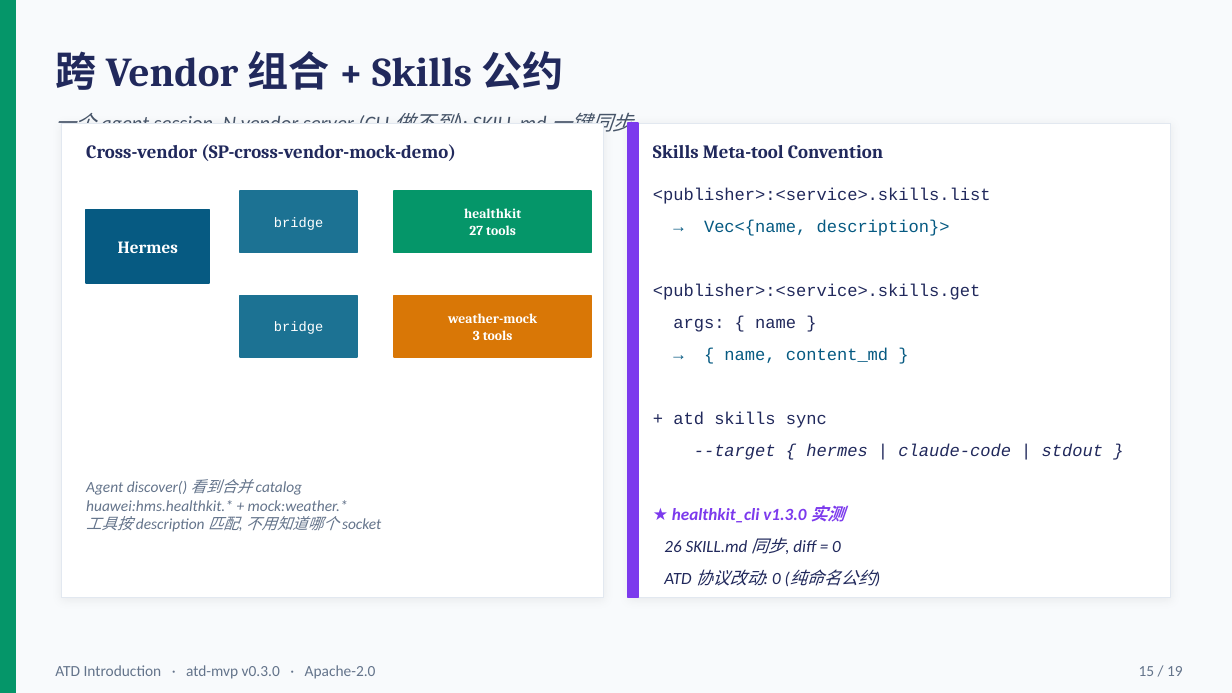
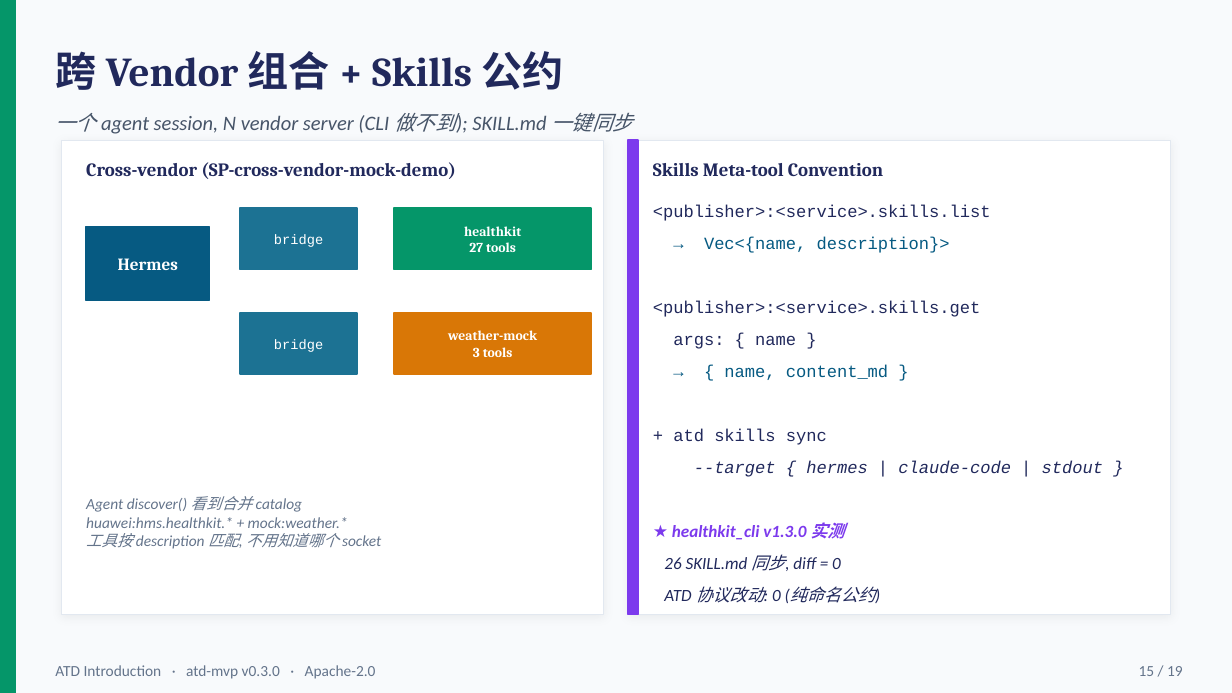
Before and after one commit to downsea/atd, a slide deck: slide 17 of docs/whitepaper/atd-introduction.pptx (slide 15 before the commit). Drawn at 1232x693 pixels with LibreOffice and Linux fonts; fonts in the diff are those of the drawing. Boxes give left, top, right and bottom in pixels: in the first picture for what was removed or moved away, otherwise in the second. Text is boxed around its words. In the diff, an @@ line names an element or a change of style, - is before the commit and + after.

```diff
--- a/docs/whitepaper/atd-introduction.pptx
+++ b/docs/whitepaper/atd-introduction.pptx
@@ text "Hermes": place and size @@
-text "Hermes" at (118, 241, 178, 253)
+text "Hermes" at (118, 258, 178, 270)
@@ rectangle: place and size @@
-rectangle at (86, 209, 209, 283)
+rectangle at (86, 227, 209, 301)
@@ 17 texts, 7 rectangles: place and size @@
-17 texts, 7 rectangles at (62, 123, 1170, 598)
+17 texts, 7 rectangles at (62, 140, 1170, 615)
```
Also in this commit, not shown: 15 other slides changed, 2 slides added, 13 other files.
